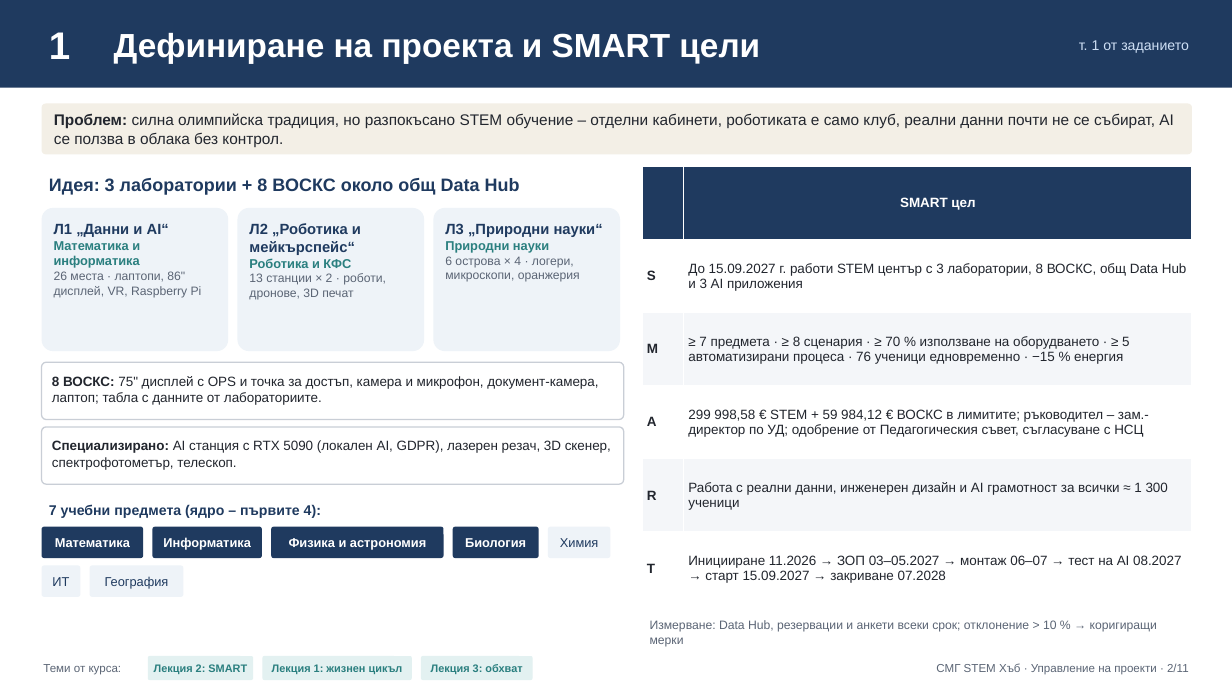
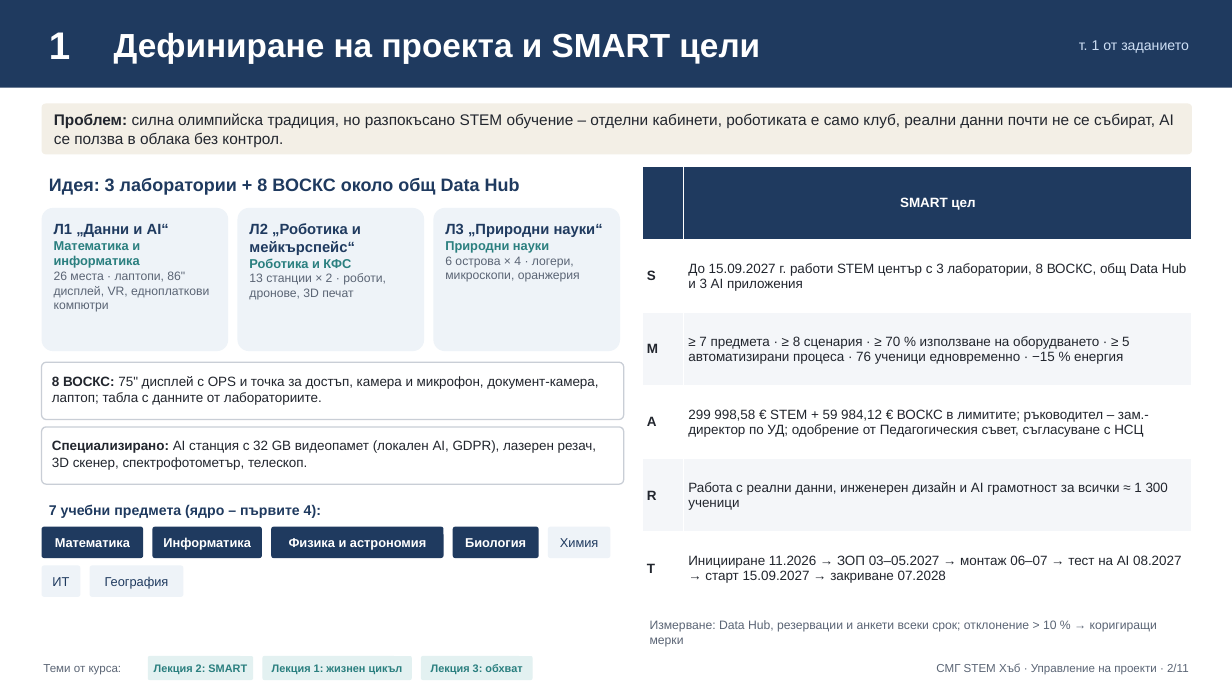
Before and after one commit to Alex-Tsvetanov/Project-Management, a slide deck: slide 2 of stem-project/solution/stem-presentation.pptx. Drawn at 1232x693 pixels with LibreOffice and Linux fonts; fonts in the diff are those of the drawing. Boxes give left, top, right and bottom in pixels: in the first picture for what was removed or moved away, otherwise in the second. Text is boxed around its words. In the diff, an @@ line names an element or a change of style, - is before the commit and + after.

```diff
--- a/stem-project/solution/stem-presentation.pptx
+++ b/stem-project/solution/stem-presentation.pptx
@@ text at [54,271,209,312]: text changed @@
-26 места · лаптопи, 86" дисплей, VR, Raspberry Pi
+26 места · лаптопи, 86" дисплей, VR, едноплаткови компютри
@@ text in rounded rectangle at [52,440,597,470]: text changed @@
-Специализирано: AI станция с RTX 5090 (локален AI, GDPR), лазерен резач, 3D скенер, спектрофотометър, телескоп.
+Специализирано: AI станция с 32 GB видеопамет (локален AI, GDPR), лазерен резач, 3D скенер, спектрофотометър, телескоп.
```
Also in this commit, not shown: 6 other slides changed, 4 other files.
